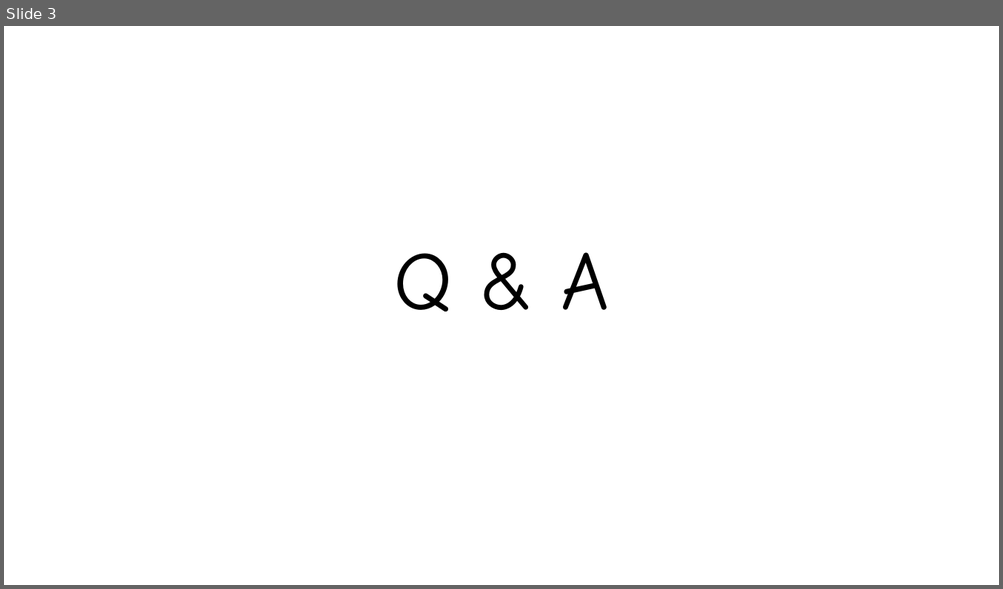
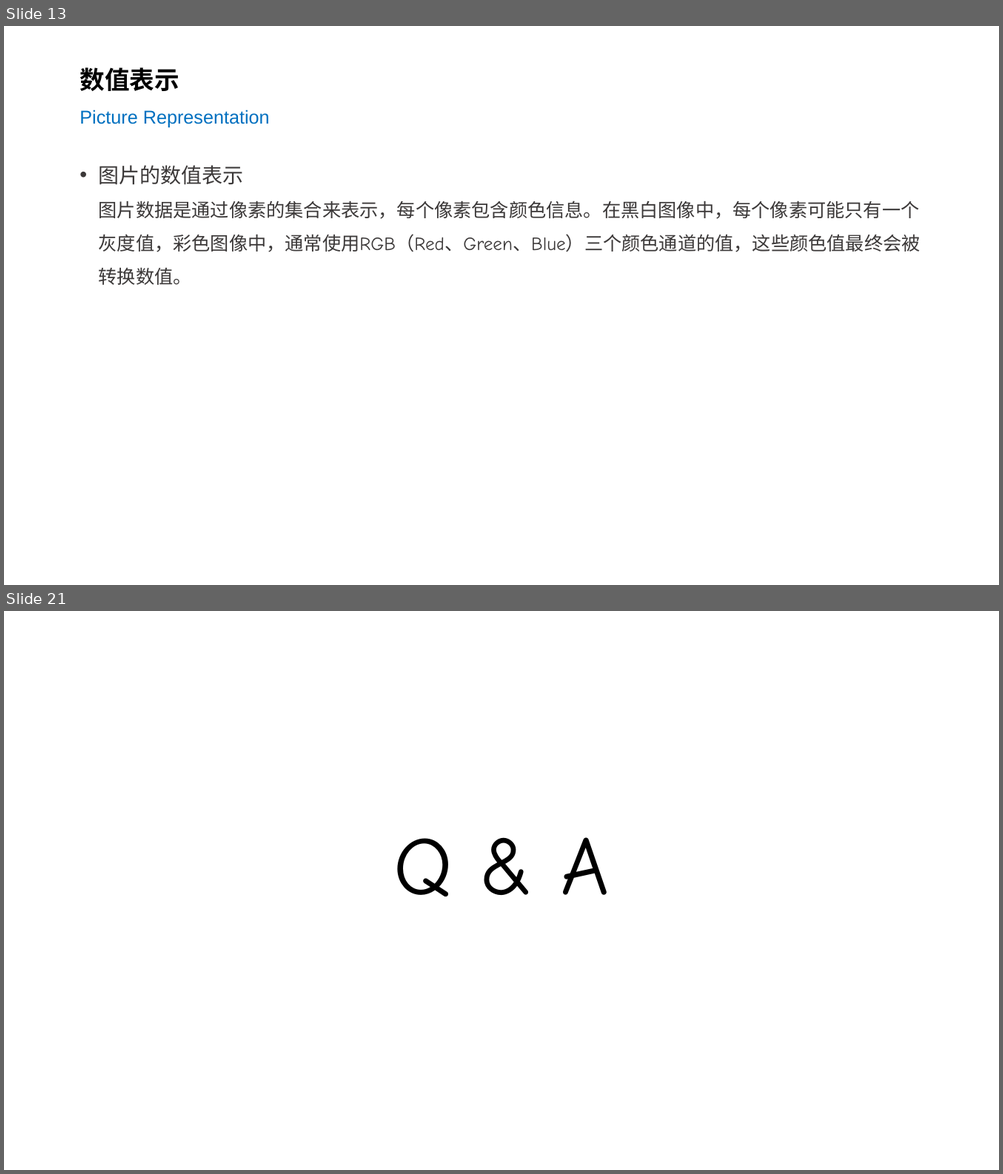
Before and after one commit to silentbalanceyh/cda-exam, a slide deck: ppt/05.回归.pptx. Shown one above the other, each under a label of ours: slide 3 before the commit, slides 13 and 21 after it; the slides between them are not shown. The pictures are 1003x589 and 1003x1174 pixels, drawn with LibreOffice and Linux fonts; fonts in the diff are those of the drawing; background and template pictures are left out. Boxes give left, top, right and bottom in pixels: in the first picture for what was removed or moved away, otherwise in the second. Text is boxed around its words. In the diff, an @@ line names an element or a change of style, - is before the commit and + after.

```diff
--- a/ppt/05.回归.pptx
+++ b/ppt/05.回归.pptx
@@ slide 13 added at <box>4,26,999,585</box>, background #FFFFFF @@
@@ title added at <box>79,67,270,128</box>, 18 pt, text #0070C0 @@
+数值表示
+Picture Representation
@@ text added at <box>99,165,920,285</box>, 18 pt, text #3B3838 @@
+• 图片的数值表示
+  图片数据是通过像素的集合来表示，每个像素包含颜色信息。在黑白图像中，每个像素可能只有一个灰度值，彩色图像中，通常使用RGB（Red、Green、Blue）三个颜色通道的值，这些颜色值最终会被转换数值。
@@ what was slide 3 is now slide 21 @@
```
Also in this commit, not shown: 1 slide changed, 18 other slides added, 1 slide removed, 16 other files.
